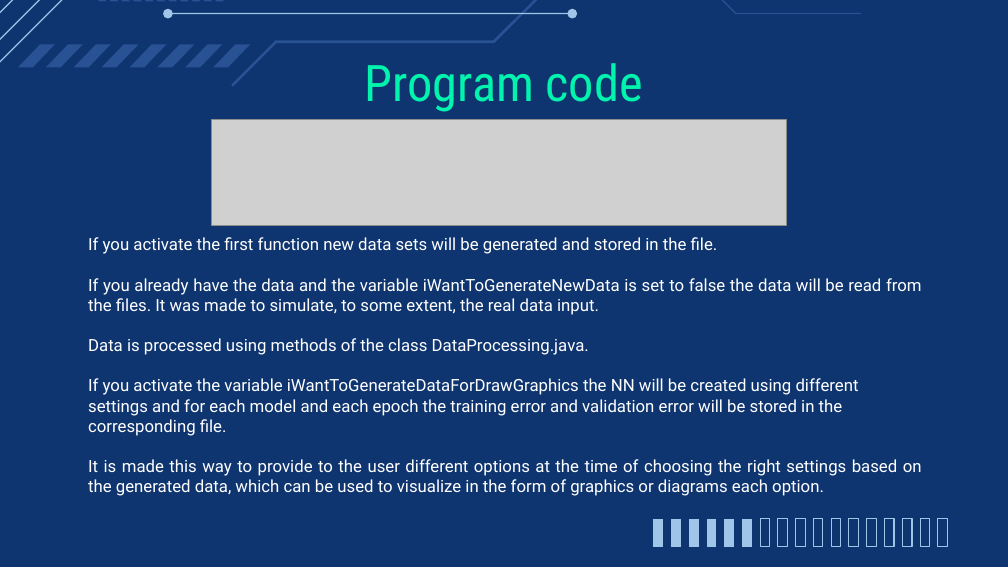
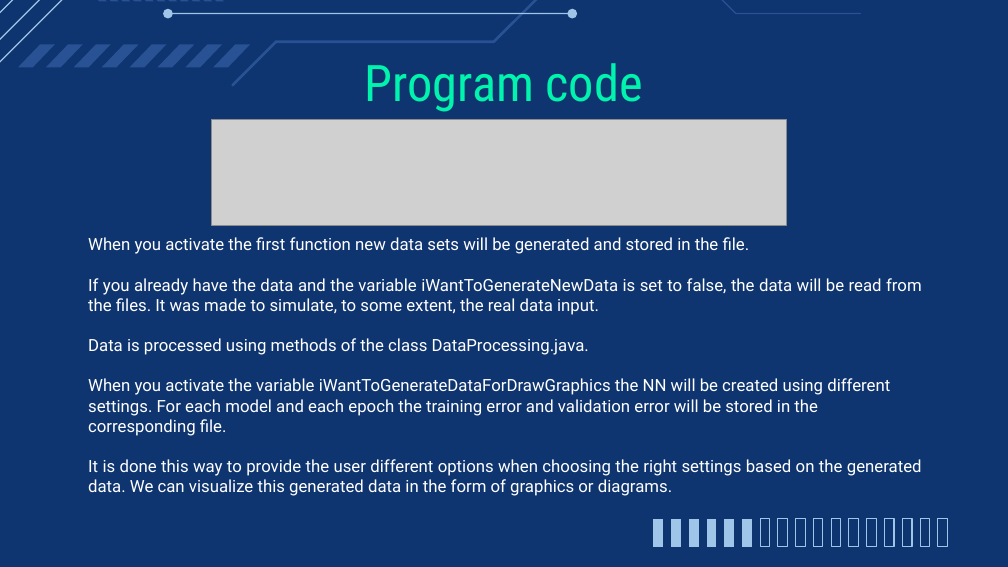
Before and after one commit to IntelligentSystemsUMAProject/LabProject01, a slide deck: slide 6 of Neural Networks.pptx. Drawn at 1008x567 pixels with LibreOffice and Linux fonts; fonts in the diff are those of the drawing; grey boxes stand for pictures. Boxes give left, top, right and bottom in pixels: in the first picture for what was removed or moved away, otherwise in the second. Text is boxed around its words. In the diff, an @@ line names an element or a change of style, - is before the commit and + after.

```diff
--- a/Neural Networks.pptx
+++ b/Neural Networks.pptx
@@ text at (88, 237, 922, 315): text changed @@
-If you activate the first function new data sets will be generated and stored in the file.
-If you already have the data and the variable iWantToGenerateNewData is set to false the data will be read from the files. It was made to simulate, to some extent, the real data input.
+When you activate the first function new data sets will be generated and stored in the file.
+If you already have the data and the variable iWantToGenerateNewData is set to false, the data will be read from the files. It was made to simulate, to some extent, the real data input.
@@ text at (88, 378, 922, 496): text changed @@
-If you activate the variable iWantToGenerateDataForDrawGraphics the NN will be created using different settings and for each model and each epoch the training error and validation error will be stored in the corresponding file.
-It is made this way to provide to the user different options at the time of choosing the right settings based on the generated data, which can be used to visualize in the form of graphics or diagrams each option.
+When you activate the variable iWantToGenerateDataForDrawGraphics the NN will be created using different settings. For each model and each epoch the training error and validation error will be stored in the corresponding file.
+It is done this way to provide the user different options when choosing the right settings based on the generated data. We can visualize this generated data in the form of graphics or diagrams.
```
Also in this commit, not shown: 6 other slides changed, 1 slide added.
